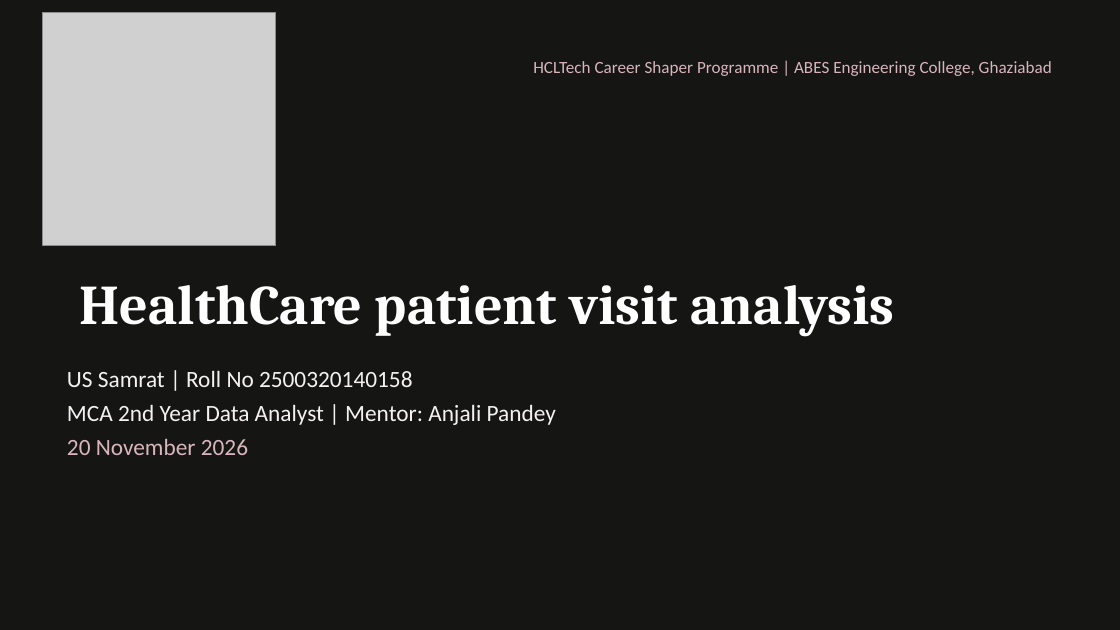
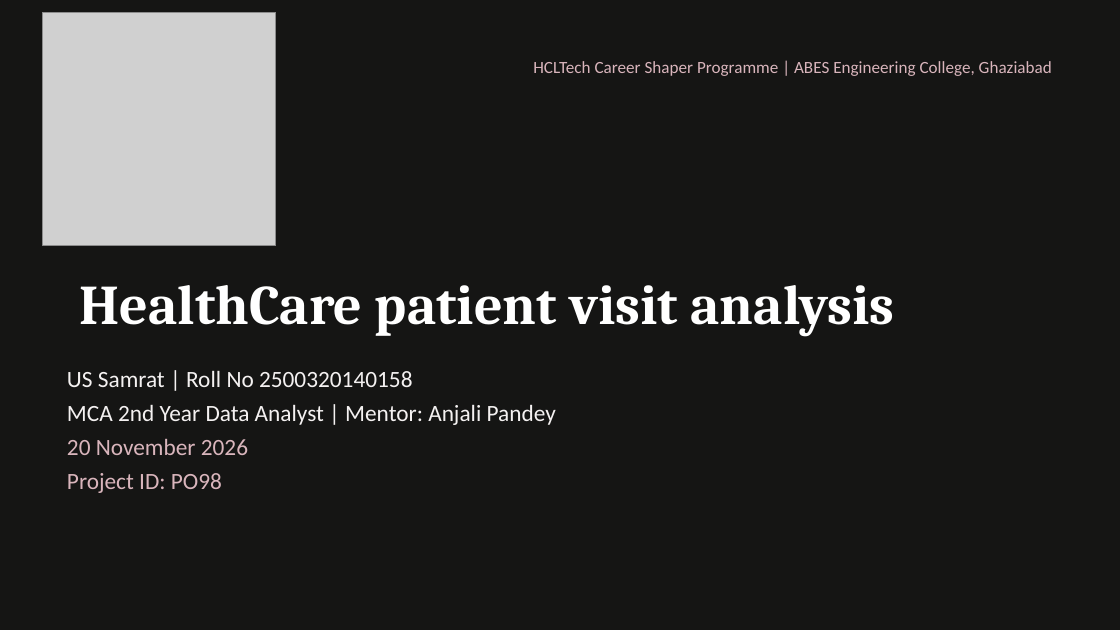
Before and after one commit to ksamrat629-cell/College-mini-Project-, a slide deck: slide 1 of docs/18_Presentation.pptx. Drawn at 1120x630 pixels with LibreOffice and Linux fonts; fonts in the diff are those of the drawing; grey boxes stand for pictures. Boxes give left, top, right and bottom in pixels: in the first picture for what was removed or moved away, otherwise in the second. Text is boxed around its words. In the diff, an @@ line names an element or a change of style, - is before the commit and + after.

```diff
--- a/docs/18_Presentation.pptx
+++ b/docs/18_Presentation.pptx
@@ text at [67, 473, 222, 493]: paragraph added @@
+Project ID: PO98
```
Also in this commit, not shown: 4 other files.
